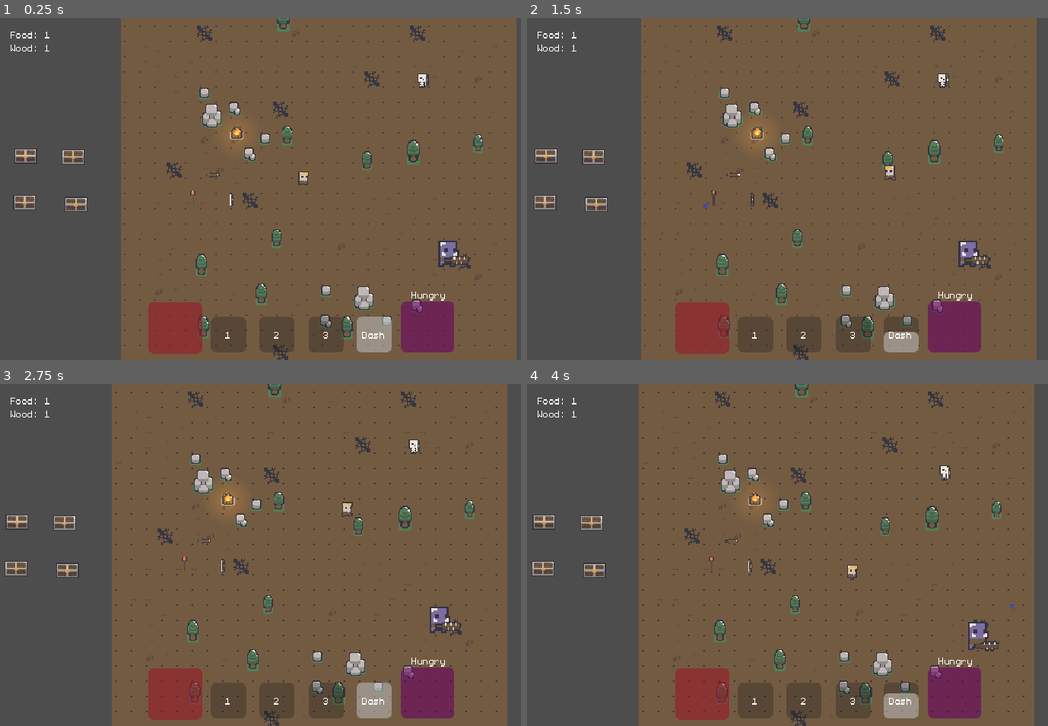
Above: before the commit, frames 1-4 (two rows, left to right).
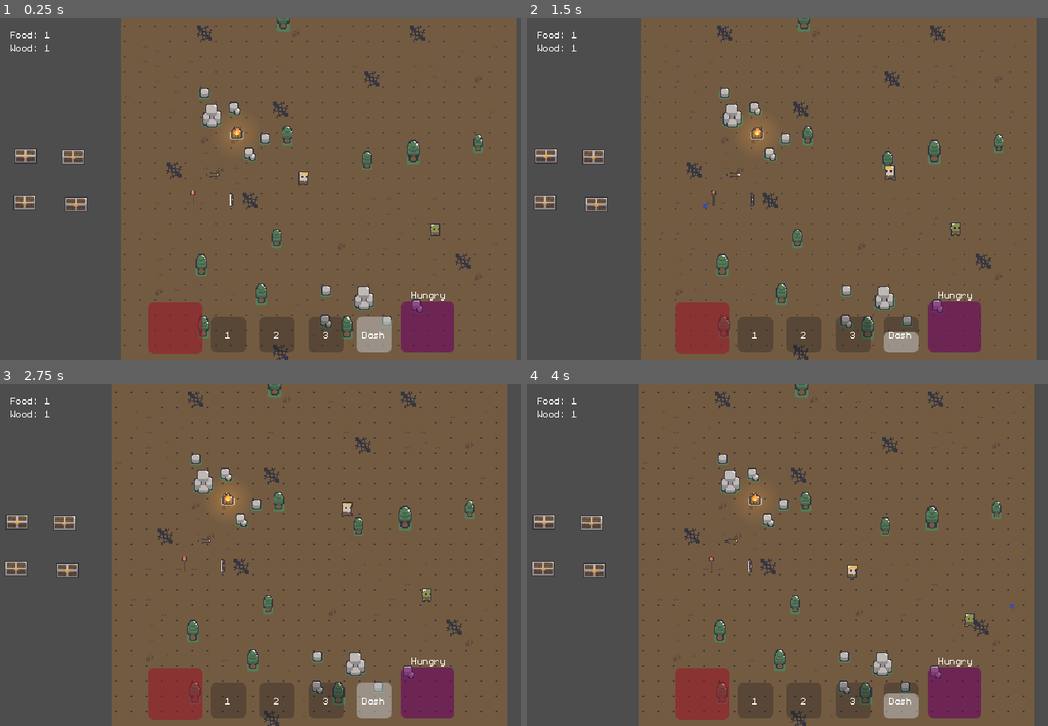
Above: after the commit, the same moments.

Repository: qmarsala/DeliciousDungeon
Game: Godot game, scene res://scenes/debug.tscn
The game is run twice, just before and just after one commit, with the same random seed, the same clock (stepped at 60 frames per second) and the same inputs. This scene is started directly instead of the project's main scene.
Inputs (mouse positions are in pixels of both pictures, inside the frame that each line leads up to):
- Up to frame 1 (0.25 s): no input
- Up to frame 2 (1.5 s): move the mouse to (964, 171) at 0.52 s; hold Right mouse button (dash) 0.53-1.28 s; click (964, 171) at 0.67 s; move the mouse to (709, 206) at 1.27 s; tap F (interact) at 1.35 s; click (709, 206) at 1.42 s
- Up to frame 3 (2.75 s): move the mouse to (364, 479) at 2.02 s; press the mouse at (364, 479) at 2.03 s
- Up to frame 4 (4 s): move the mouse to (797, 623) at 2.77 s; release the mouse at (797, 623) at 2.78 s; right-click (797, 623) at 2.85 s; click (797, 623) at 2.92 s; move the mouse to (1011, 606) at 3.52 s; hold F (interact) from 3.53 s (still down); click (1011, 606) at 3.67 s

The runs differ from the first frame. In frame 1, 0.4% of the frame differs, in the area x 80-90%, y 16-73%; in frame 2, 0.4%; in frame 3, 0.4%; in frame 4, 0.4%.

Commit message:
clean up

Diff:
--- a/src/scenes/debug.tscn
+++ b/src/scenes/debug.tscn
@@ -7,11 +7,10 @@
 [ext_resource type="PackedScene" uid="uid://b1bfcy70vhh2k" path="res://scenes/ui/player_ui.tscn" id="3_oq7gx"]
 [ext_resource type="PackedScene" uid="uid://dewbvl8yppxyi" path="res://scenes/damage_number.tscn" id="3_wyuhu"]
 [ext_resource type="PackedScene" uid="uid://b2ydsutrfwhu5" path="res://scenes/levels/tree.tscn" id="5_70lwd"]
+[ext_resource type="PackedScene" uid="uid://l5ic445kl6da" path="res://scenes/enemies/goblin.tscn" id="6_fding"]
 [ext_resource type="PackedScene" uid="uid://y4ktplof8y3c" path="res://scenes/player.tscn" id="6_ucoae"]
-[ext_resource type="PackedScene" uid="uid://cwoqb0h58gi6y" path="res://scenes/enemies/troll.tscn" id="7_mkydk"]
 [ext_resource type="PackedScene" uid="uid://bq43heu5kffs1" path="res://scenes/items/pickup.tscn" id="10_tdpce"]
 [ext_resource type="PackedScene" uid="uid://cfesvjhulwkvx" path="res://scenes/items/fire.tscn" id="11_wrpau"]
-[ext_resource type="PackedScene" uid="uid://d0nk2tnjt4nfh" path="res://scenes/enemies/ranged_skeleton.tscn" id="12_i7yee"]
 [ext_resource type="PackedScene" uid="uid://14qxoibvjmhg" path="res://scenes/enemy_bounds.tscn" id="13_hvojg"]
 [ext_resource type="Script" path="res://assets/resources/items/item.gd" id="14_di3qn"]
 [ext_resource type="Texture2D" uid="uid://pynimp510622" path="res://assets/sprites/forestSprites_ v1.2/boar_.png" id="15_7g4ju"]
@@ -447,11 +446,8 @@
 
 [node name="Enemies" type="Node2D" parent="."]
 
-[node name="Troll" parent="Enemies" instance=ExtResource("7_mkydk")]
-position = Vector2(152, 78)
-
-[node name="RangedSkeleton" parent="Enemies" instance=ExtResource("12_i7yee")]
-position = Vector2(125, -103)
+[node name="Goblin" parent="Enemies" instance=ExtResource("6_fding")]
+position = Vector2(139, 53)
 
 [node name="Fire" parent="." instance=ExtResource("11_wrpau")]
 z_index = 1
--- a/src/scenes/items/fire.tscn
+++ b/src/scenes/items/fire.tscn
@@ -94,9 +94,6 @@
 "campfire_light_flicker": SubResource("Animation_lb1jd")
 }
 
-[sub_resource type="CircleShape2D" id="CircleShape2D_2bi4h"]
-radius = 19.0263
-
 [node name="StaticBody2D" type="StaticBody2D"]
 script = ExtResource("2_dth6p")
 
@@ -133,13 +130,6 @@
 "": SubResource("AnimationLibrary_vxxca")
 }
 
-[node name="RestArea" type="Area2D" parent="."]
-collision_layer = 0
-collision_mask = 2
-
-[node name="CollisionShape2D" type="CollisionShape2D" parent="RestArea"]
-shape = SubResource("CircleShape2D_2bi4h")
-
 [node name="AudioStreamPlayer" type="AudioStreamPlayer2D" parent="."]
 stream = ExtResource("3_1suck")
 volume_db = -20.0
Not shown: 1 places in src/scenes/debug.tscn that only renumber resources
Not shown: 1 places in src/scenes/items/fire.tscn that only renumber resources
